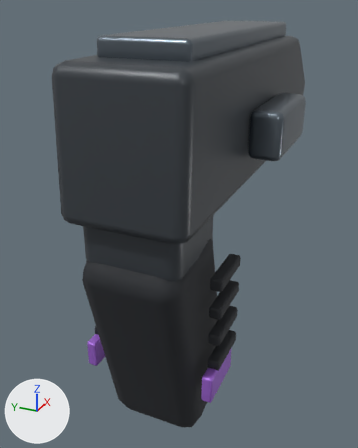
The glTF model phenotypes/operators/equipment/level1-drafts/models/T02.glb as it was, and as the next commit left it.
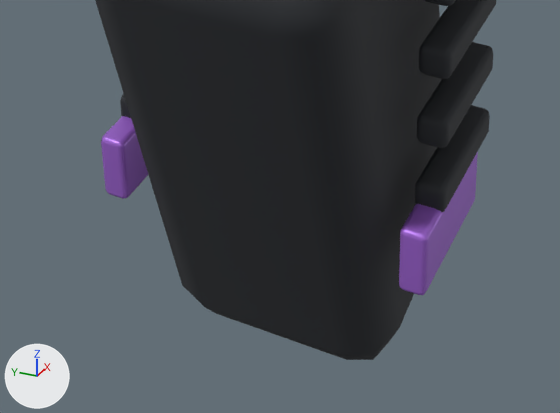
Each version is shown whole from a 50 mm lens placed at (-0.339, -0.138, 0.136), pointed at (0.016, 0.022, -0.041), then close up on the part from 14% to 73% of the width and 65% to 100% of the height. The lights are fixed; the arrows at lower left show +X, +Y and +Z. The first two pictures are the older version. Where no turn or scale is listed for an object, it has been applied to the vertices.

Names of what the first close-up shows: 'T02__Grip', 'T02__Grip_rib_06', 'T02__Grip_rib_07', 'T02__Grip_rib_08', 'T02__Role_inlay', 'T02__Role_inlay.001' and 2 more.
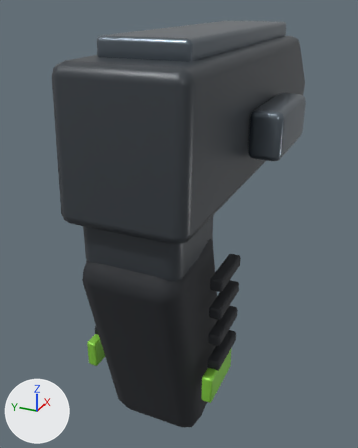
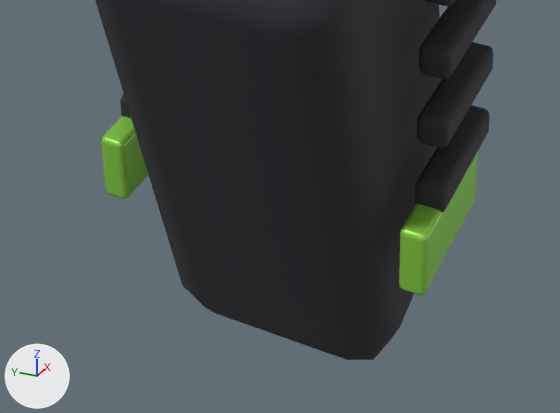
Edits to the scene script, one JSON object a line:
```json
{"op": "add", "block": "mat_t_lime", "code": ["mat_t_lime = principled_material('T_Lime')", "mat_t_lime.base_color = (0.258, 0.651, 0.0612)  # green #8bd346", "mat_t_lime.metallic = 0.25", "mat_t_lime.roughness = 0.4"]}
{"block": "me_cube_148", "where": "me_cube_148.from_pydata(...)  # 56 vertices, 108 faces; spans x -0.0215..0.0215, y -0.004..0.004, z -0.0105..0.0105"}
{"op": "remove", "block": "me_cube_148", "code": "me_cube_148.materials.append(mat_t_violet)  # purple #a469d7"}
{"op": "add", "block": "me_cube_148", "code": "me_cube_148.materials.append(mat_t_lime)  # green #8bd346"}
{"block": "me_cube_153", "where": "me_cube_153.from_pydata(...)  # 56 vertices, 108 faces; spans x -0.0215..0.0215, y -0.004..0.004, z -0.0105..0.0105"}
{"op": "remove", "block": "me_cube_153", "code": "me_cube_153.materials.append(mat_t_violet)  # purple #a469d7"}
{"op": "add", "block": "me_cube_153", "code": "me_cube_153.materials.append(mat_t_lime)  # green #8bd346"}
```

Where the change shows, as pixel boxes (x1, y1, x2, y2) in the close-ups (560 x 413 px):
```json
{"object": "T02__Role_inlay", "change": "recoloured", "before": [399, 152, 478, 295], "after": [399, 152, 478, 295], "on screen": "purple to green"}
{"object": "T02__Role_inlay.001", "change": "recoloured", "before": [101, 116, 148, 199], "after": [101, 116, 148, 199], "on screen": "purple to green"}
```
